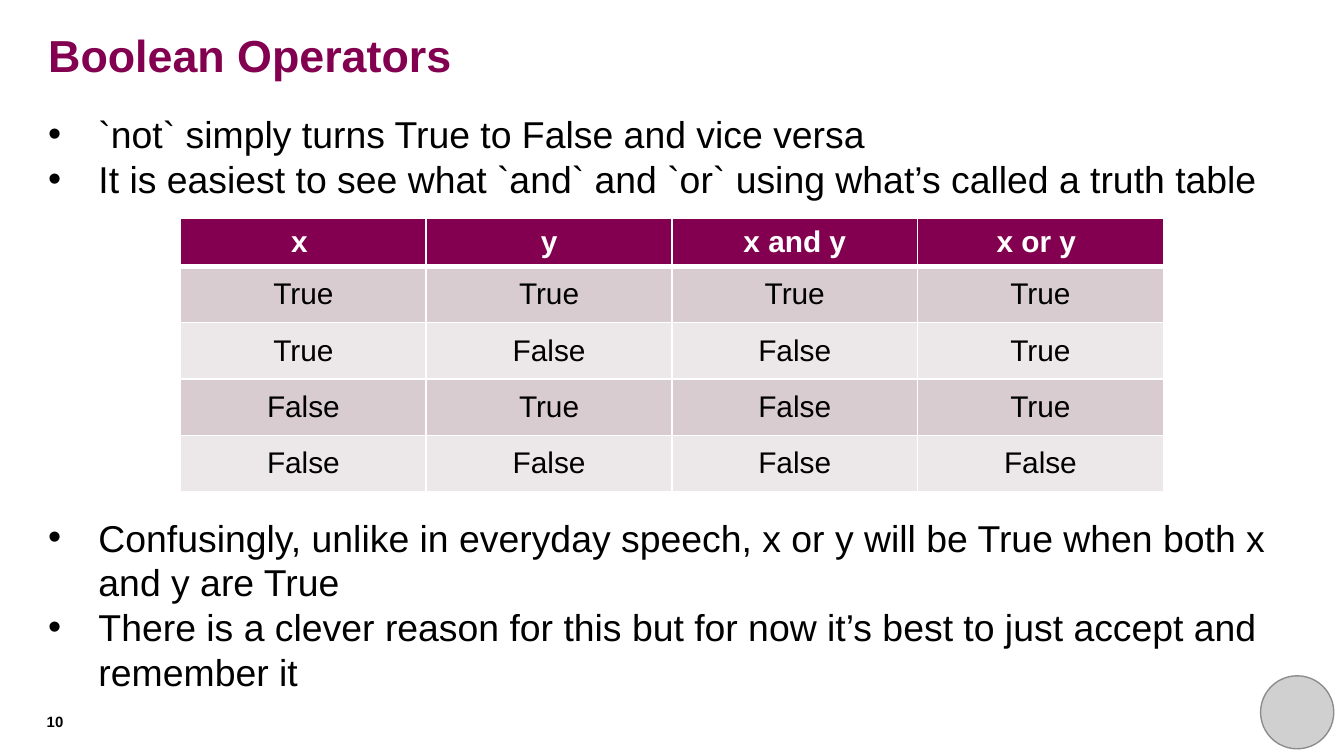
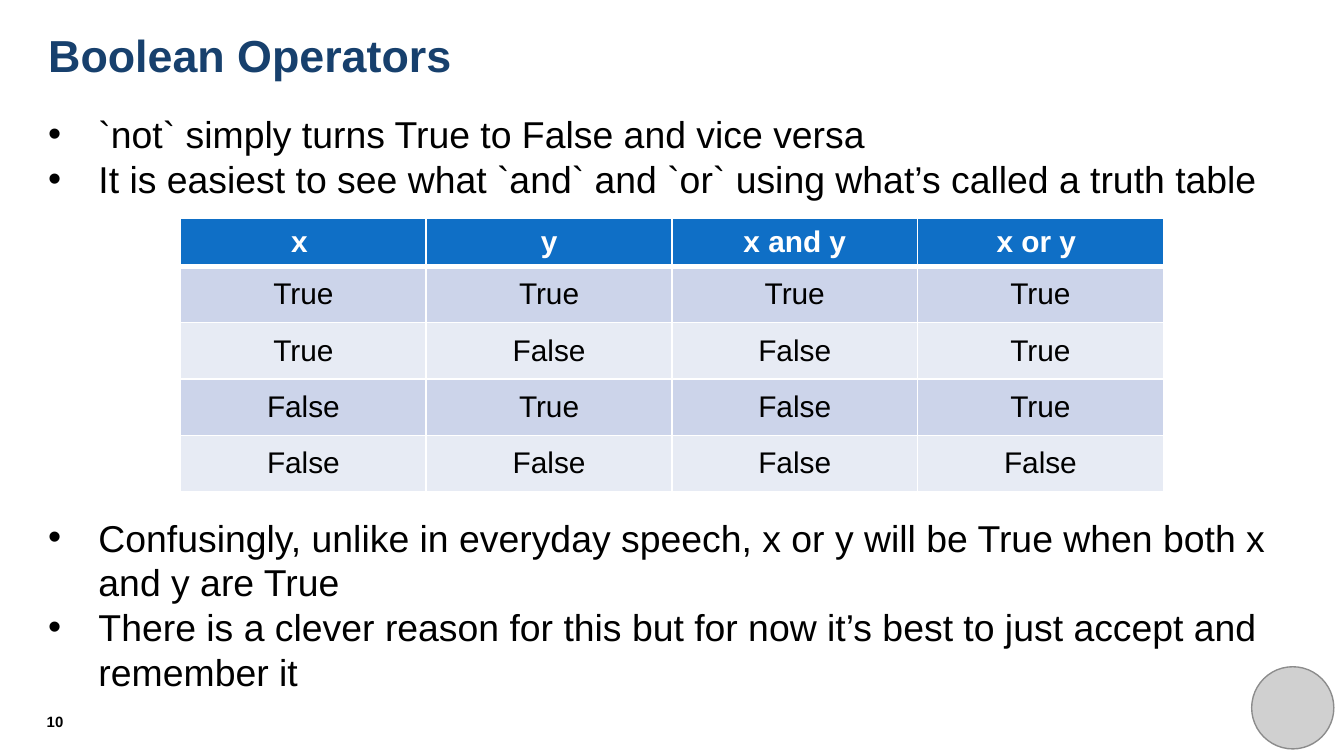
Before and after one commit to THargreaves/beginners-python, a slide deck: slide 10 of session_three/session_three_presentation.pptx. Drawn at 1344x756 pixels with LibreOffice and Linux fonts; fonts in the diff are those of the drawing; grey boxes stand for pictures. Boxes give left, top, right and bottom in pixels: in the first picture for what was removed or moved away, otherwise in the second. Text is boxed around its words. In the diff, an @@ line names an element or a change of style, - is before the commit and + after.

```diff
--- a/session_three/session_three_presentation.pptx
+++ b/session_three/session_three_presentation.pptx
@@ title "Boolean Operators" at bbox=[48, 39, 451, 81]: text colour #830051 to #17406D @@
@@ table at bbox=[180, 218, 1164, 493] @@
@@ fill #830051 to #0F6FC6 in row 1 @@
@@ fill #D9CCD0 to #CCD5EA in 8 cells @@
@@ fill #EDE7E9 to #E7EBF5 in 8 cells @@
@@ picture: place and size @@
-picture at bbox=[1261, 676, 1333, 749]
+picture at bbox=[1251, 667, 1333, 749]
```
Also in this commit, not shown: 20 other slides changed, 5 other files.
